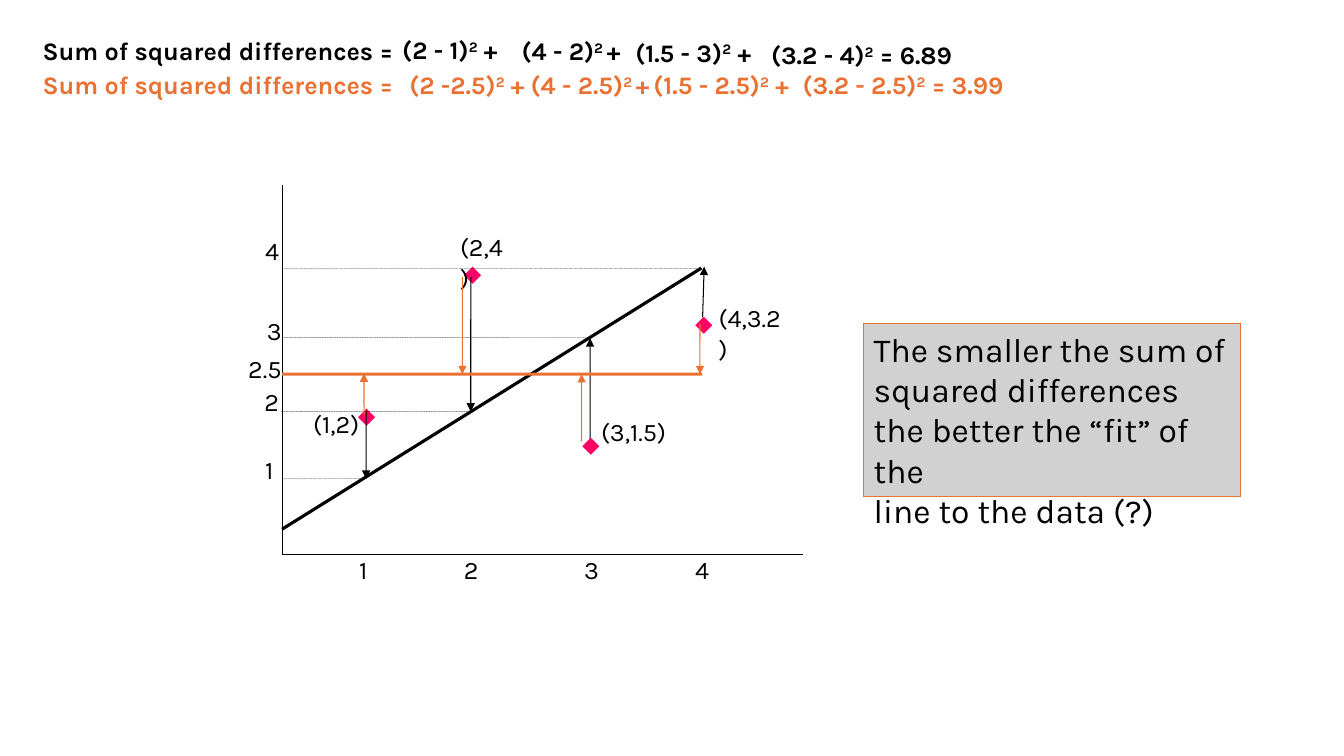
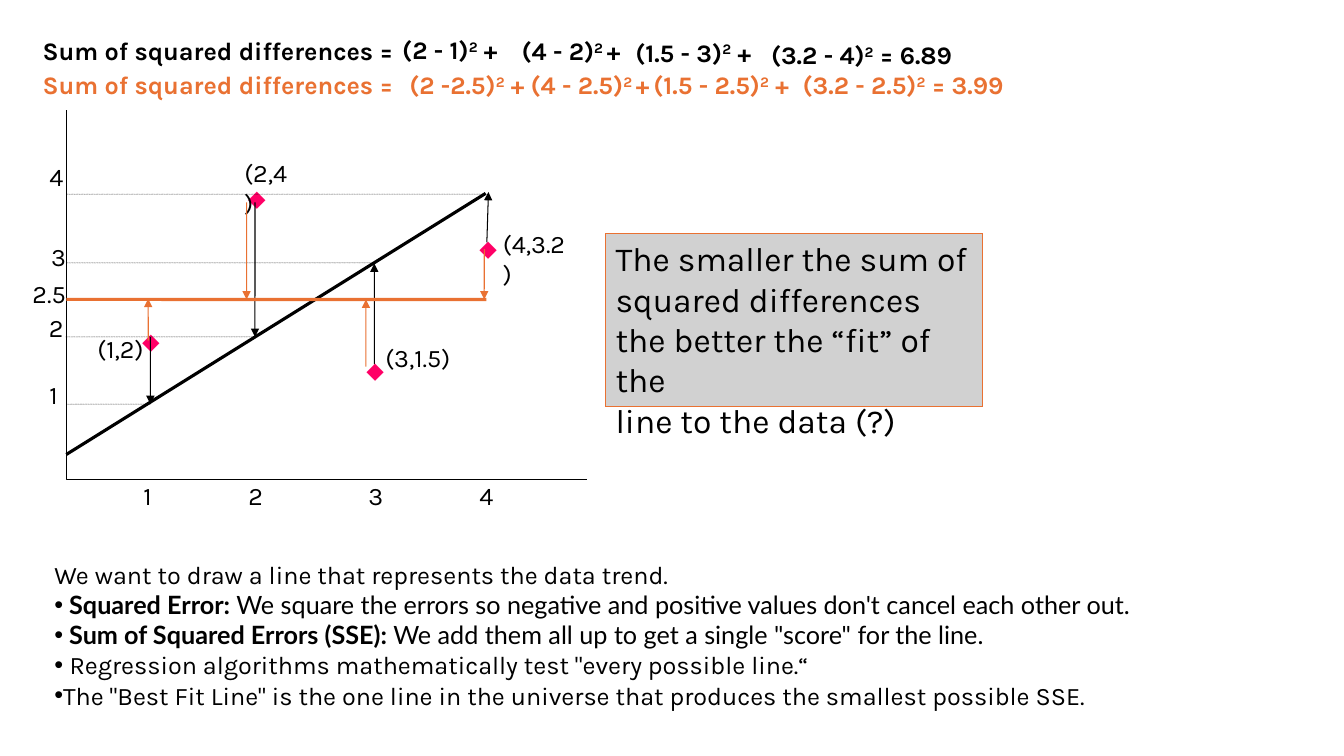
Before and after one commit to issues-osu/statsii-spring2026, a slide deck: slide 30 of slides/MLR/lecture.pptx (slide 12 before the commit). Drawn at 1344x756 pixels with LibreOffice and Linux fonts; fonts in the diff are those of the drawing. Boxes give left, top, right and bottom in pixels: in the first picture for what was removed or moved away, otherwise in the second. Text is boxed around its words. In the diff, an @@ line names an element or a change of style, - is before the commit and + after.

```diff
--- a/slides/MLR/lecture.pptx
+++ b/slides/MLR/lecture.pptx
@@ rectangle "The smaller the sum of": place and size @@
-rectangle "The smaller the sum of" at (864,324,1241,497)
+rectangle "The smaller the sum of" at (606,233,983,406)
@@ 17 texts, 8 arrows, 6 lines, 1 freeform shape: place and size @@
-17 texts, 8 arrows, 6 lines, 1 freeform shape at (248,185,804,580)
+17 texts, 8 arrows, 6 lines, 1 freeform shape at (32,110,588,506)
@@ text added at (54,566,668,590), 18 pt, text #000000 @@
+We want to draw a line that represents the data trend.
@@ text added at (63,595,1130,711), 18 pt, text #000000 @@
+• Squared Error: We square the errors so negative and positive values don't cancel each other out.
+• Sum of Squared Errors (SSE): We add them all up to get a single "score" for the line.
+• Regression algorithms mathematically test "every possible line.“
+• The "Best Fit Line" is the one line in the universe that produces the smallest possible SSE.
```
Also in this commit, not shown: 90 other slides changed, 5 slides added, 4 slides removed.
